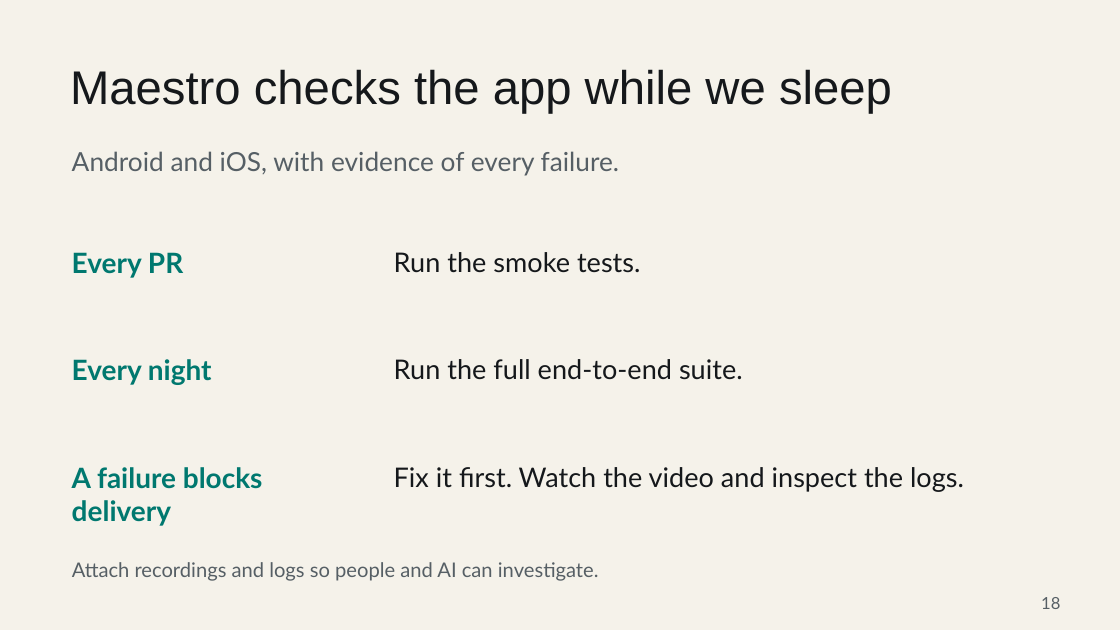
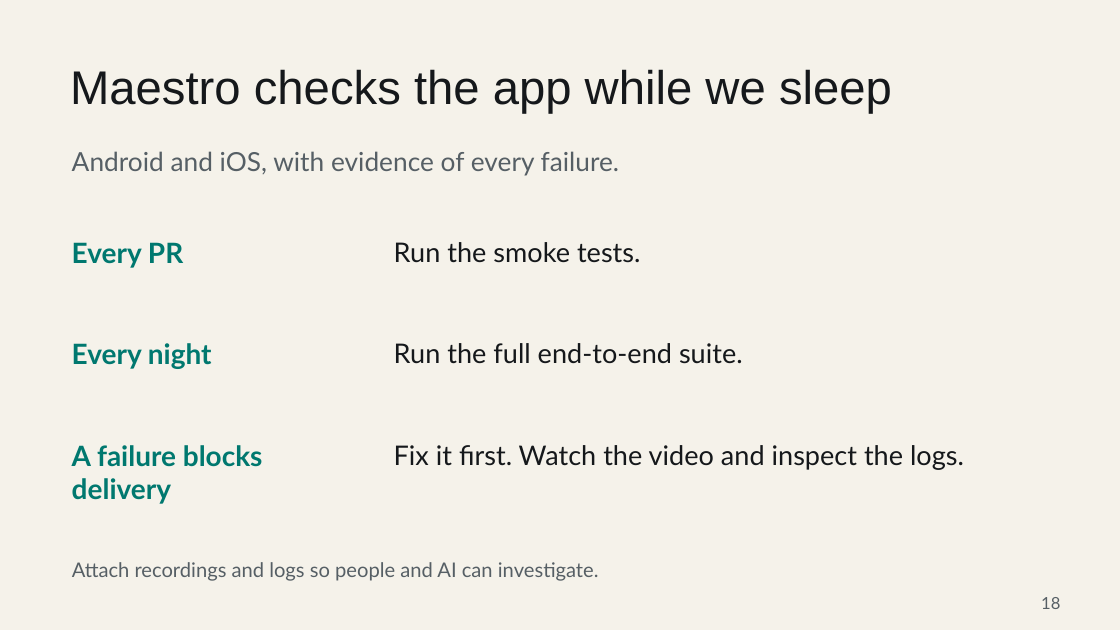
Before and after one commit to JohnAdib/mradib.com, a slide deck: slide 18 of resources/talks/beyond-the-qa-bottleneck.pptx. Drawn at 1120x630 pixels with LibreOffice and Linux fonts; fonts in the diff are those of the drawing. Boxes give left, top, right and bottom in pixels: in the first picture for what was removed or moved away, otherwise in the second. Text is boxed around its words. In the diff, an @@ line names an element or a change of style, - is before the commit and + after.

```diff
--- a/resources/talks/beyond-the-qa-bottleneck.pptx
+++ b/resources/talks/beyond-the-qa-bottleneck.pptx
@@ text "Every PR" moved from (x1=72, y1=252, x2=183, y2=278) to (x1=72, y1=242, x2=183, y2=268) @@
@@ text "Run the smoke tests." moved from (x1=394, y1=252, x2=640, y2=273) to (x1=394, y1=242, x2=640, y2=263) @@
@@ text "Every night" moved from (x1=72, y1=359, x2=212, y2=385) to (x1=72, y1=343, x2=212, y2=369) @@
@@ text "Run the full end-to-end suite." moved from (x1=394, y1=359, x2=743, y2=380) to (x1=394, y1=343, x2=743, y2=364) @@
@@ text "A failure blocks delivery" moved from (x1=72, y1=467, x2=263, y2=526) to (x1=72, y1=445, x2=263, y2=504) @@
@@ text "Fix it first. Watch the ..." moved from (x1=394, y1=467, x2=964, y2=492) to (x1=394, y1=445, x2=964, y2=470) @@
```
Also in this commit, not shown: 22 other slides changed, 6 other files.
